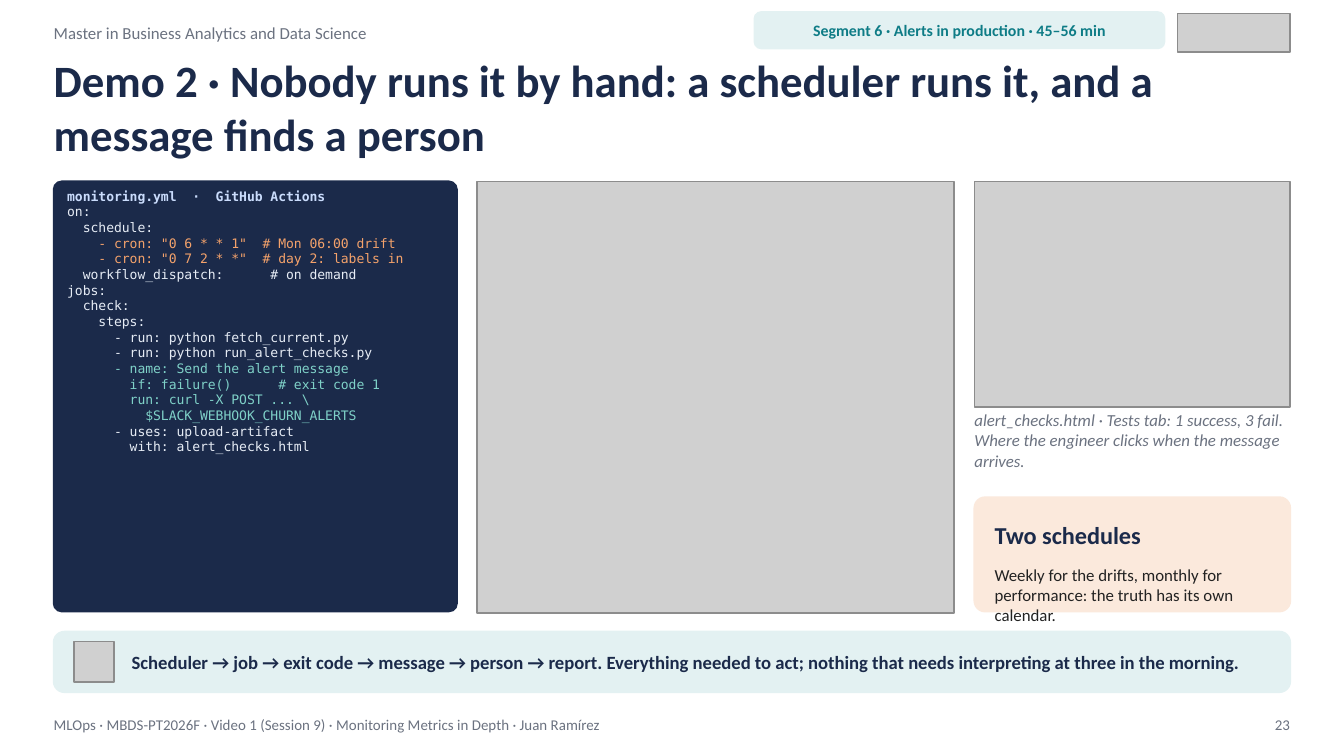
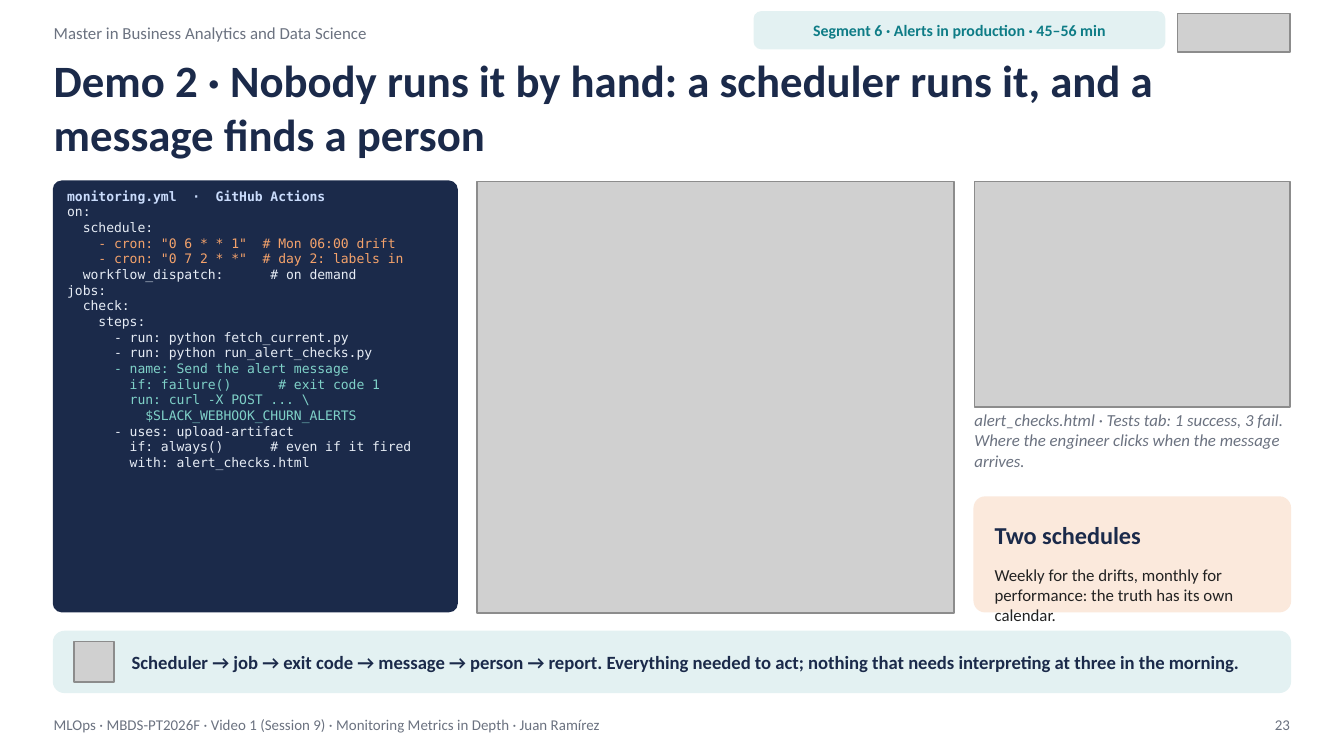
Before and after one commit to juanmaramirezgarcia/mlops-2026-27, a slide deck: slide 23 of 2026-27/S09/MLOps_S09_Video1_Monitoring_Metrics_in_Depth.pptx. Drawn at 1344x756 pixels with LibreOffice and Linux fonts; fonts in the diff are those of the drawing; grey boxes stand for pictures. Boxes give left, top, right and bottom in pixels: in the first picture for what was removed or moved away, otherwise in the second. Text is boxed around its words. In the diff, an @@ line names an element or a change of style, - is before the commit and + after.

```diff
--- a/2026-27/S09/MLOps_S09_Video1_Monitoring_Metrics_in_Depth.pptx
+++ b/2026-27/S09/MLOps_S09_Video1_Monitoring_Metrics_in_Depth.pptx
@@ text at (x1=67, y1=190, x2=411, y2=454): text changed @@
-monitoring.yml · GitHub Actions
-on:
-schedule:
-- cron: "0 6 * * 1" # Mon 06:00 drift
-- cron: "0 7 2 * *" # day 2: labels in
-workflow_dispatch: # on demand
-jobs:
-check:
-steps:
-- run: python fetch_current.py
-- run: python run_alert_checks.py
-- name: Send the alert message
-if: failure() # exit code 1
-run: curl -X POST ... \
-$SLACK_WEBHOOK_CHURN_ALERTS
-- uses: upload-artifact
+monitoring.yml · GitHub Actions
+on:
+schedule:
+- cron: "0 6 * * 1" # Mon 06:00 drift
+- cron: "0 7 2 * *" # day 2: labels in
+workflow_dispatch: # on demand
+jobs:
+check:
+steps:
+- run: python fetch_current.py
+- run: python run_alert_checks.py
+- name: Send the alert message
+if: failure() # exit code 1
+run: curl -X POST ... \
+$SLACK_WEBHOOK_CHURN_ALERTS
+- uses: upload-artifact
+if: always() # even if it fired
```
Also in this commit, not shown: 7 other slides changed, 17 other files.
